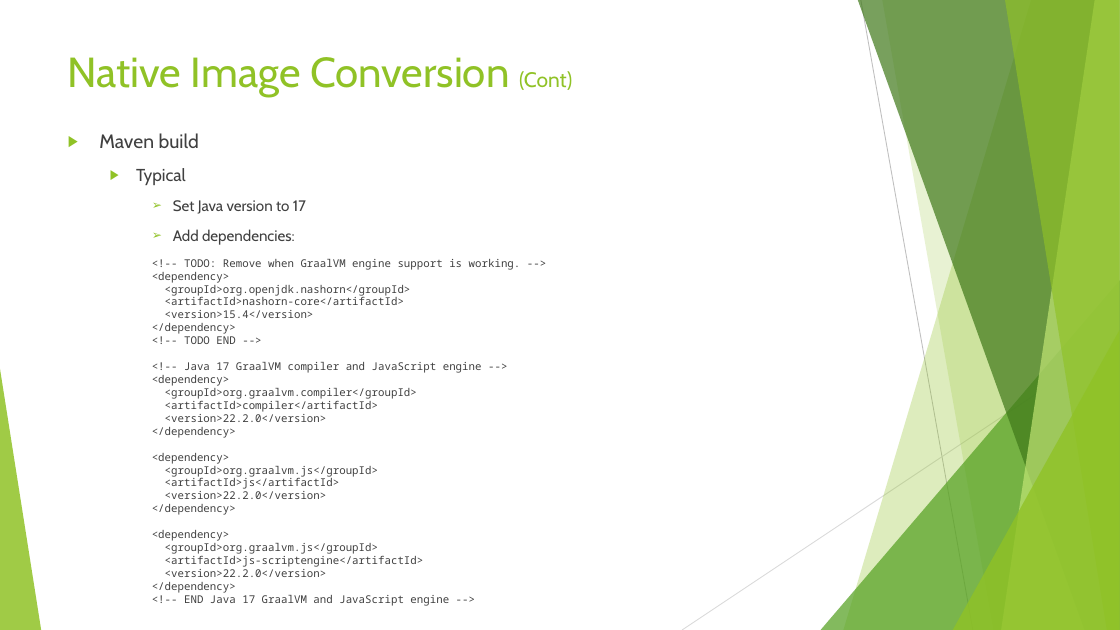
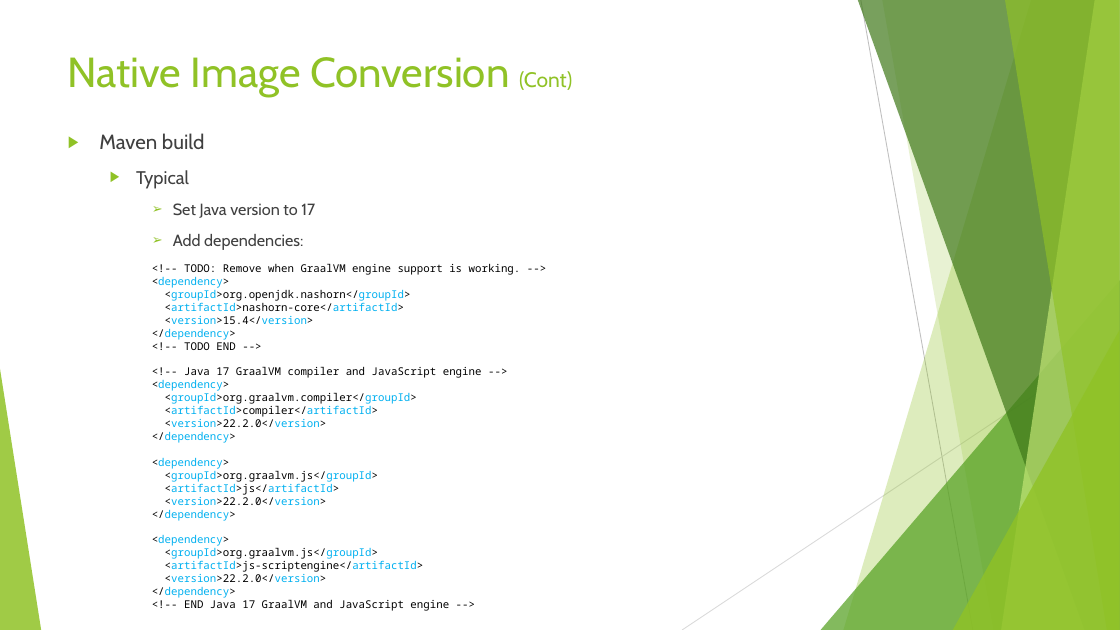
Before and after one commit to Rohan427/Qpid4Graal, a slide deck: slide 28 of doc/reference/GraalVm _Upgrade.pptx. Drawn at 1120x630 pixels with LibreOffice and Linux fonts; fonts in the diff are those of the drawing. Boxes give left, top, right and bottom in pixels: in the first picture for what was removed or moved away, otherwise in the second. Text is boxed around its words. In the diff, an @@ line names an element or a change of style, - is before the commit and + after.

Commit message:
GraalVM Upgrade PPT RC2

```diff
--- a/doc/reference/GraalVm _Upgrade.pptx
+++ b/doc/reference/GraalVm _Upgrade.pptx
@@ text "Maven build" at (x1=99, y1=133, x2=521, y2=598): size 16.6 to 17.6 pt in "Maven build"; size 14.8 to 15.7 pt in "Typical"; size 12.9 to 13.9 pt in "Set Java version to 17", "Add dependencies:"; text colour #404040 to #000000 in "<!-- TODO: Remove when GraalVM engine support ...", "<dependency>", "<groupId>org.openjdk.nashorn</groupId>", "<artifactId>nashorn-core</artifactId>" and 20 more places; text colour #404040 to #00B0F0 in "<dependency>", "<groupId>org.openjdk.nashorn</groupId>", "<artifactId>nashorn-core</artifactId>", "<version>15.4</version>" and 16 more places @@
```
Also in this commit, not shown: 11 other slides changed, 1 slide removed.
